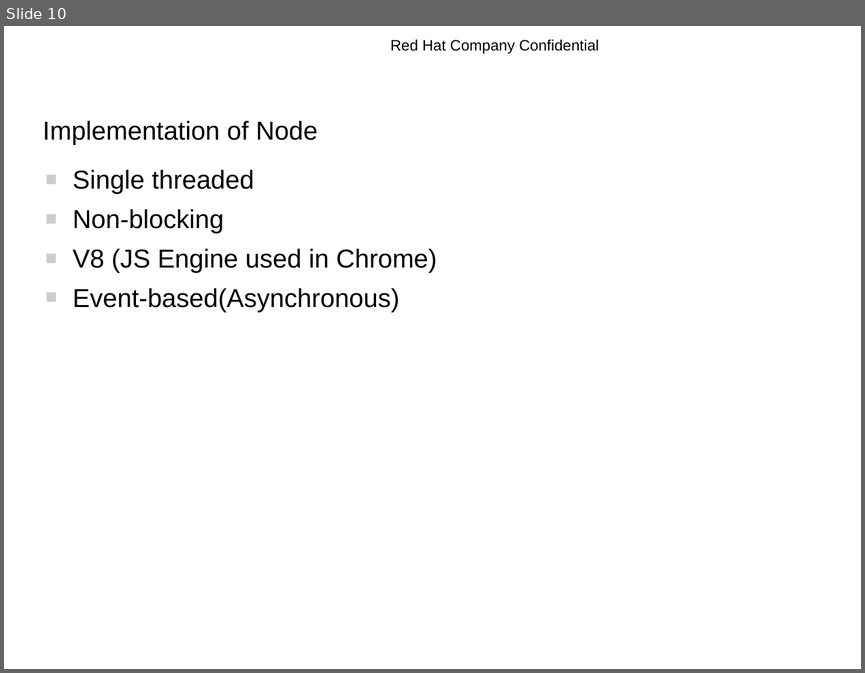
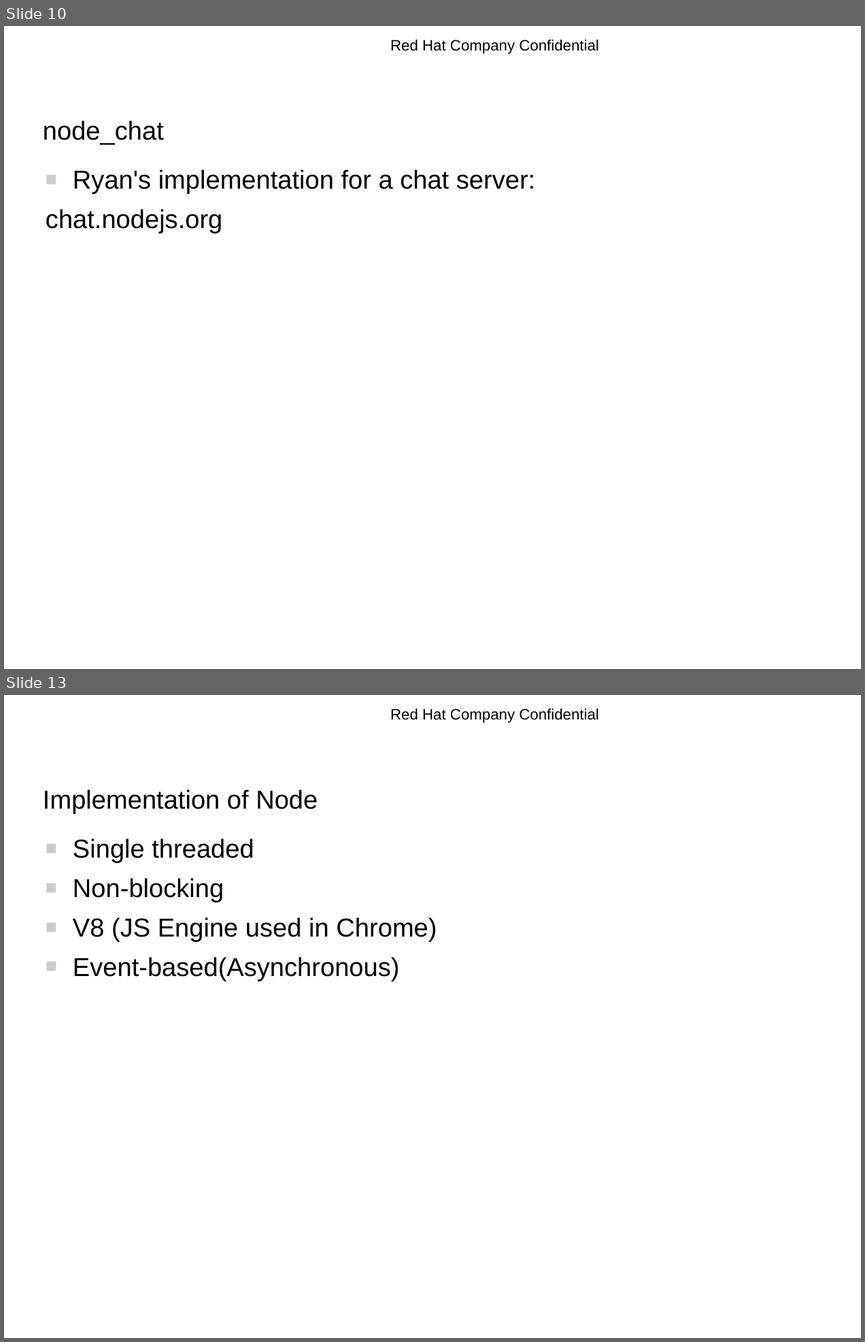
Before and after one commit to rhyw/node-trial, a slide deck: node-introduction.odp. Shown one above the other, each under a label of ours: slide 10 before the commit, slides 10 and 13 after it; the slides between them are not shown. The pictures are 865x673 and 865x1342 pixels, drawn with LibreOffice and Linux fonts; fonts in the diff are those of the drawing; background and template pictures are left out. Boxes give left, top, right and bottom in pixels: in the first picture for what was removed or moved away, otherwise in the second. Text is boxed around its words. In the diff, an @@ line names an element or a change of style, - is before the commit and + after.

```diff
--- a/node-introduction.odp
+++ b/node-introduction.odp
@@ slide 10 added at <box>4,26,861,669</box>, background #FFFFFF; not listed: 1 template element that a slide beside it also shows @@
@@ title added at <box>43,121,164,145</box>, 24 pt, text #000000 @@
+node_chat
@@ text added at <box>45,169,535,233</box>, 24 pt, text #000000 @@
+■ Ryan's implementation for a chat server:
+chat.nodejs.org
@@ what was slide 10 is now slide 13 @@
```
Also in this commit, not shown: 6 slides changed, 2 other slides added, 2 slides removed.
